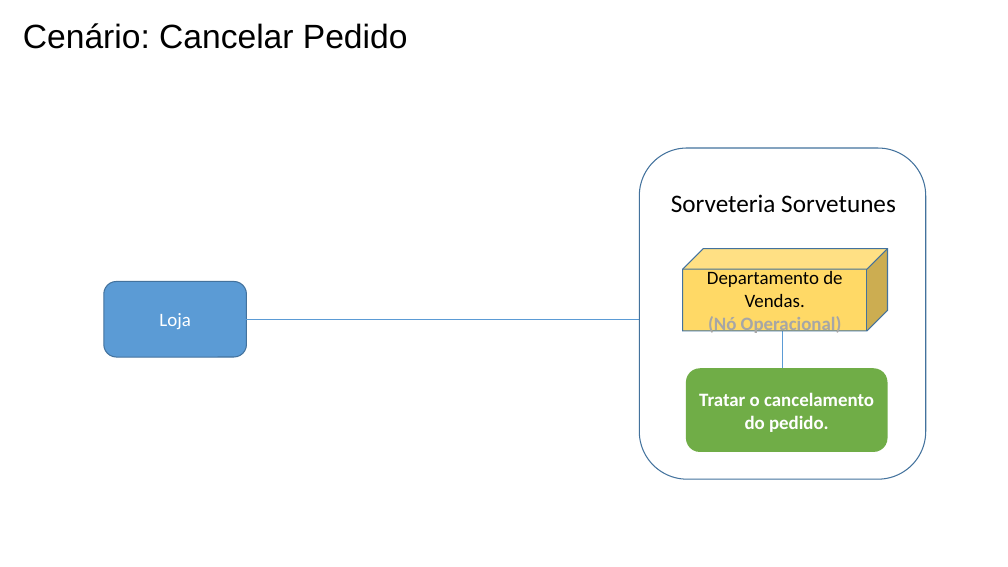
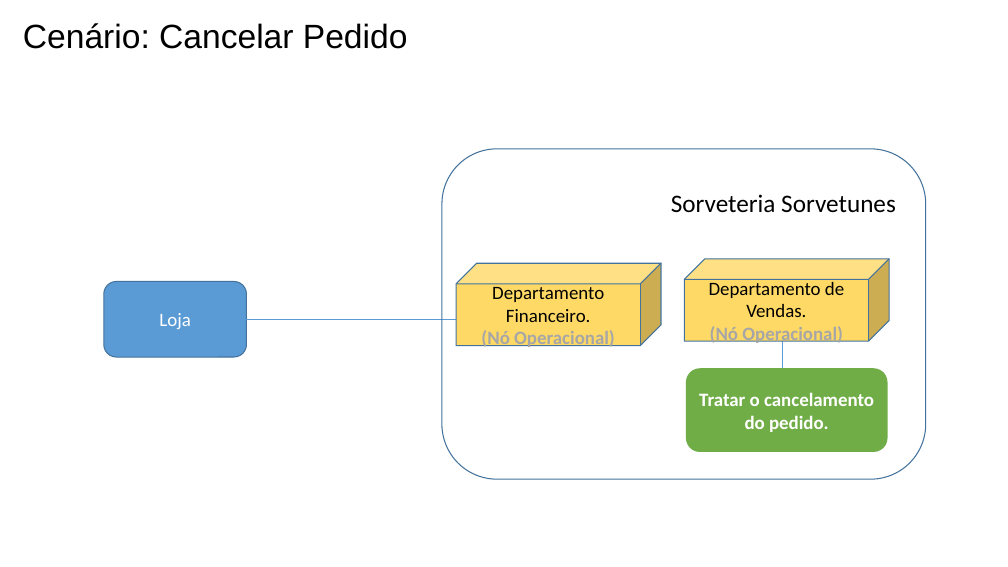
Before and after one commit to maapsystem/MaapSystem, a slide deck: slide 4 of artefatos/15 - Arquitetura de Negócio para cada Cenário.pptx. Drawn at 1008x567 pixels with LibreOffice and Linux fonts; fonts in the diff are those of the drawing. Boxes give left, top, right and bottom in pixels: in the first picture for what was removed or moved away, otherwise in the second. Text is boxed around its words. In the diff, an @@ line names an element or a change of style, - is before the commit and + after.

```diff
--- a/artefatos/15 - Arquitetura de Negócio para cada Cenário.pptx
+++ b/artefatos/15 - Arquitetura de Negócio para cada Cenário.pptx
@@ rounded rectangle: place and size @@
-rounded rectangle at bbox=[640, 148, 926, 479]
+rounded rectangle at bbox=[442, 149, 926, 479]
@@ cube added at bbox=[456, 263, 661, 346], fill #FFD966, outline #43739E 1 pt, 18 pt, text #000000 @@
+Departamento Financeiro.
+(Nó Operacional)
@@ cube "Departamento de Vendas.": place and size @@
-cube "Departamento de Vendas." at bbox=[683, 249, 888, 331]
+cube "Departamento de Vendas." at bbox=[684, 259, 889, 341]
@@ cube "Departamento de Vendas." at bbox=[684, 259, 889, 341]: proportions changed @@
```
Also in this commit, not shown: 1 other file.
